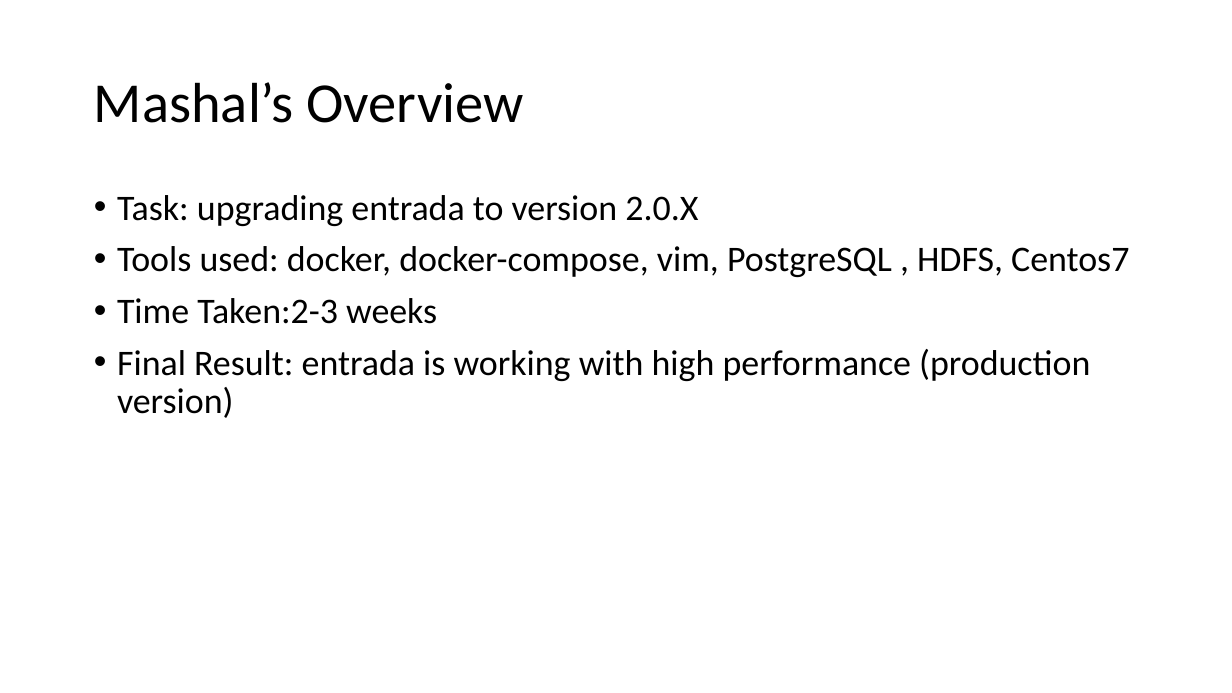
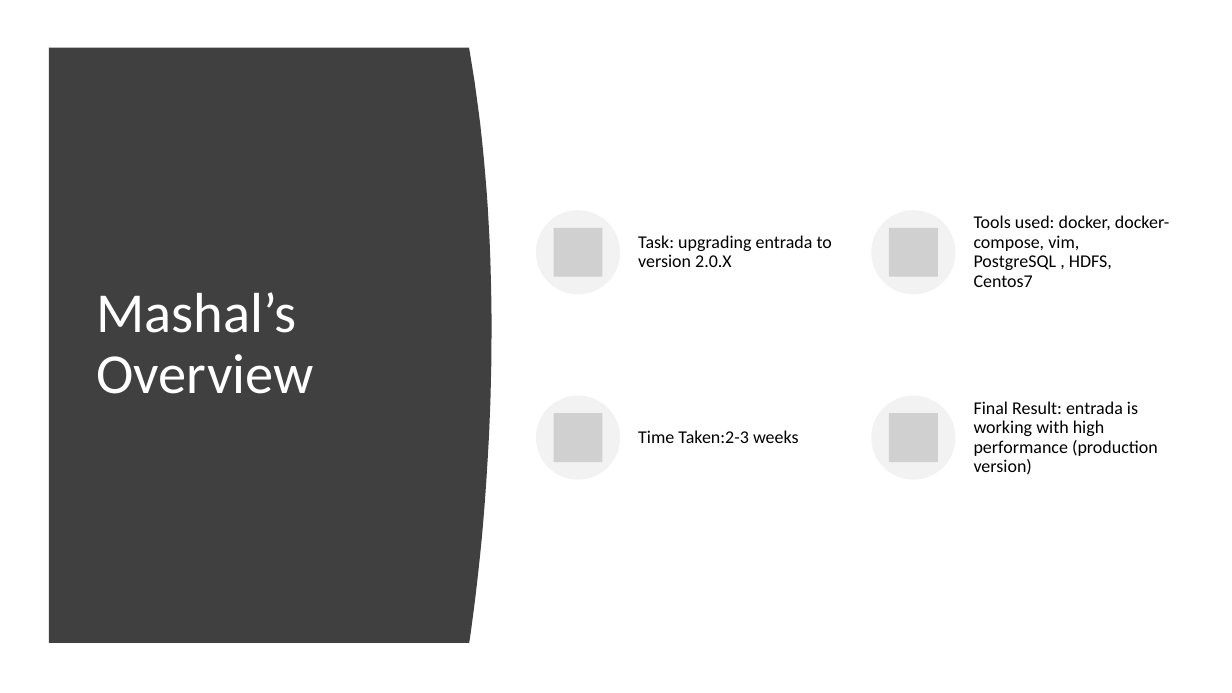
Before and after one commit to Aliii98/osoc19, a slide deck: slide 14 of OSOC-Final.pptx (slide 13 before the commit). Drawn at 1232x693 pixels with LibreOffice and Linux fonts; fonts in the diff are those of the drawing; grey boxes stand for pictures. Boxes give left, top, right and bottom in pixels: in the first picture for what was removed or moved away, otherwise in the second. Text is boxed around its words. In the diff, an @@ line names an element or a change of style, - is before the commit and + after.

```diff
--- a/OSOC-Final.pptx
+++ b/OSOC-Final.pptx
@@ freeform shape added at bbox=[49, 48, 492, 643], fill #404040 @@
@@ title "Mashal’s Overview": place and size @@
-title "Mashal’s Overview" at bbox=[94, 82, 523, 123]
+title "Mashal’s Overview" at bbox=[96, 292, 313, 394]
@@ title "Mashal’s Overview" at bbox=[96, 292, 313, 394]: text colour #000000 to #FFFFFF @@
@@ text removed at bbox=[117, 195, 1129, 418] @@
-• Task: upgrading entrada to version 2.0.X
-• Tools used: docker, docker-compose, vim, PostgreSQL , HDFS, Centos7
-• Time Taken:2-3 weeks
-• Final Result: entrada is working with high performance (production version)
@@ group added at bbox=[536, 210, 1169, 480]: 4 ellipses, 4 pictures, 4 texts @@
+Task: upgrading entrada to version 2.0.X
+Tools used: docker, docker-compose, vim, PostgreSQL , HDFS, Centos7
+Time Taken:2-3 weeks
+Final Result: entrada is working with high performance (production version)
```
Also in this commit, not shown: 18 other slides changed, 2 slides added.
